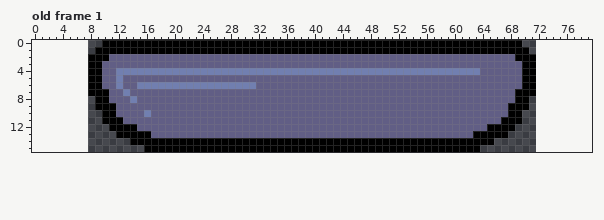
A pixel-art file gets an edit: assets/art/board/board.ase. The first picture shows the starting point.
64x16 pixels, 1 frame. Shown: old frame 1. The old version is drawn lined up with the new one, on the new canvas.
After the commit:
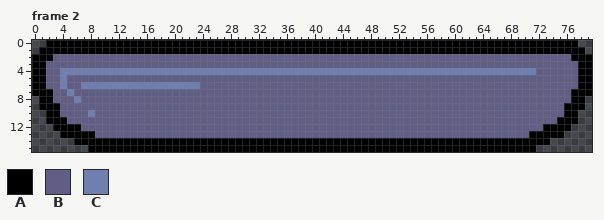
Palette (. is transparent): A #000000  B #615e85  C #717fb0
A new or re-ordered frame is compared with the old frame closest to it.
Diff:
canvas 64x16 -> 80x16, the old top-left corner now at 8,0
frames 1 -> 2
--- frame 2 is new; against old frame 1
@@ x 0..79 @@
- 0 ..........AAAAAAAAAAAAAAAAAAAAAAAAAAAAAAAAAAAAAAAAAAAAAAAAAAAAAAAAAAAA..........
- 1 .........AAAAAAAAAAAAAAAAAAAAAAAAAAAAAAAAAAAAAAAAAAAAAAAAAAAAAAAAAAAAAA.........
- 2 ........AAABBBBBBBBBBBBBBBBBBBBBBBBBBBBBBBBBBBBBBBBBBBBBBBBBBBBBBBBBBAAA........
- 3 ........AABBBBBBBBBBBBBBBBBBBBBBBBBBBBBBBBBBBBBBBBBBBBBBBBBBBBBBBBBBBBAA........
- 4 ........AABBCCCCCCCCCCCCCCCCCCCCCCCCCCCCCCCCCCCCCCCCCCCCCCCCCCCCBBBBBBAA........
- 5 ........AABBCBBBBBBBBBBBBBBBBBBBBBBBBBBBBBBBBBBBBBBBBBBBBBBBBBBBBBBBBBAA........
- 6 ........AABBCBBCCCCCCCCCCCCCCCCCBBBBBBBBBBBBBBBBBBBBBBBBBBBBBBBBBBBBBBAA........
- 7 ........AAABBCBBBBBBBBBBBBBBBBBBBBBBBBBBBBBBBBBBBBBBBBBBBBBBBBBBBBBBBAAA........
- 8 .........AABBBCBBBBBBBBBBBBBBBBBBBBBBBBBBBBBBBBBBBBBBBBBBBBBBBBBBBBBBAA.........
- 9 .........AAABBBBBBBBBBBBBBBBBBBBBBBBBBBBBBBBBBBBBBBBBBBBBBBBBBBBBBBBAAA.........
-10 ..........AABBBBCBBBBBBBBBBBBBBBBBBBBBBBBBBBBBBBBBBBBBBBBBBBBBBBBBBBAA..........
-11 ..........AAABBBBBBBBBBBBBBBBBBBBBBBBBBBBBBBBBBBBBBBBBBBBBBBBBBBBBBAAA..........
-12 ...........AAAABBBBBBBBBBBBBBBBBBBBBBBBBBBBBBBBBBBBBBBBBBBBBBBBBBAAAA...........
-13 ............AAAAABBBBBBBBBBBBBBBBBBBBBBBBBBBBBBBBBBBBBBBBBBBBBBAAAAA............
-14 ..............AAAAAAAAAAAAAAAAAAAAAAAAAAAAAAAAAAAAAAAAAAAAAAAAAAAA..............
-15 ................AAAAAAAAAAAAAAAAAAAAAAAAAAAAAAAAAAAAAAAAAAAAAAAA................
+ 0 ..AAAAAAAAAAAAAAAAAAAAAAAAAAAAAAAAAAAAAAAAAAAAAAAAAAAAAAAAAAAAAAAAAAAAAAAAAAAA..
+ 1 .AAAAAAAAAAAAAAAAAAAAAAAAAAAAAAAAAAAAAAAAAAAAAAAAAAAAAAAAAAAAAAAAAAAAAAAAAAAAAA.
+ 2 AAABBBBBBBBBBBBBBBBBBBBBBBBBBBBBBBBBBBBBBBBBBBBBBBBBBBBBBBBBBBBBBBBBBBBBBBBBBAAA
+ 3 AABBBBBBBBBBBBBBBBBBBBBBBBBBBBBBBBBBBBBBBBBBBBBBBBBBBBBBBBBBBBBBBBBBBBBBBBBBBBAA
+ 4 AABBCCCCCCCCCCCCCCCCCCCCCCCCCCCCCCCCCCCCCCCCCCCCCCCCCCCCCCCCCCCCCCCCCCCCBBBBBBAA
+ 5 AABBCBBBBBBBBBBBBBBBBBBBBBBBBBBBBBBBBBBBBBBBBBBBBBBBBBBBBBBBBBBBBBBBBBBBBBBBBBAA
+ 6 AABBCBBCCCCCCCCCCCCCCCCCBBBBBBBBBBBBBBBBBBBBBBBBBBBBBBBBBBBBBBBBBBBBBBBBBBBBBBAA
+ 7 AAABBCBBBBBBBBBBBBBBBBBBBBBBBBBBBBBBBBBBBBBBBBBBBBBBBBBBBBBBBBBBBBBBBBBBBBBBBAAA
+ 8 .AABBBCBBBBBBBBBBBBBBBBBBBBBBBBBBBBBBBBBBBBBBBBBBBBBBBBBBBBBBBBBBBBBBBBBBBBBBAA.
+ 9 .AAABBBBBBBBBBBBBBBBBBBBBBBBBBBBBBBBBBBBBBBBBBBBBBBBBBBBBBBBBBBBBBBBBBBBBBBBAAA.
+10 ..AABBBBCBBBBBBBBBBBBBBBBBBBBBBBBBBBBBBBBBBBBBBBBBBBBBBBBBBBBBBBBBBBBBBBBBBBAA..
+11 ..AAABBBBBBBBBBBBBBBBBBBBBBBBBBBBBBBBBBBBBBBBBBBBBBBBBBBBBBBBBBBBBBBBBBBBBBAAA..
+12 ...AAAABBBBBBBBBBBBBBBBBBBBBBBBBBBBBBBBBBBBBBBBBBBBBBBBBBBBBBBBBBBBBBBBBBAAAA...
+13 ....AAAAABBBBBBBBBBBBBBBBBBBBBBBBBBBBBBBBBBBBBBBBBBBBBBBBBBBBBBBBBBBBBBAAAAA....
+14 ......AAAAAAAAAAAAAAAAAAAAAAAAAAAAAAAAAAAAAAAAAAAAAAAAAAAAAAAAAAAAAAAAAAAA......
+15 ........AAAAAAAAAAAAAAAAAAAAAAAAAAAAAAAAAAAAAAAAAAAAAAAAAAAAAAAAAAAAAAAA........
Pixel boxes of the changes (left, top, right, bottom) in both pictures:
changed: (32, 40, 151, 152)
changed: (473, 40, 592, 152)
changed: (200, 82, 256, 89)
